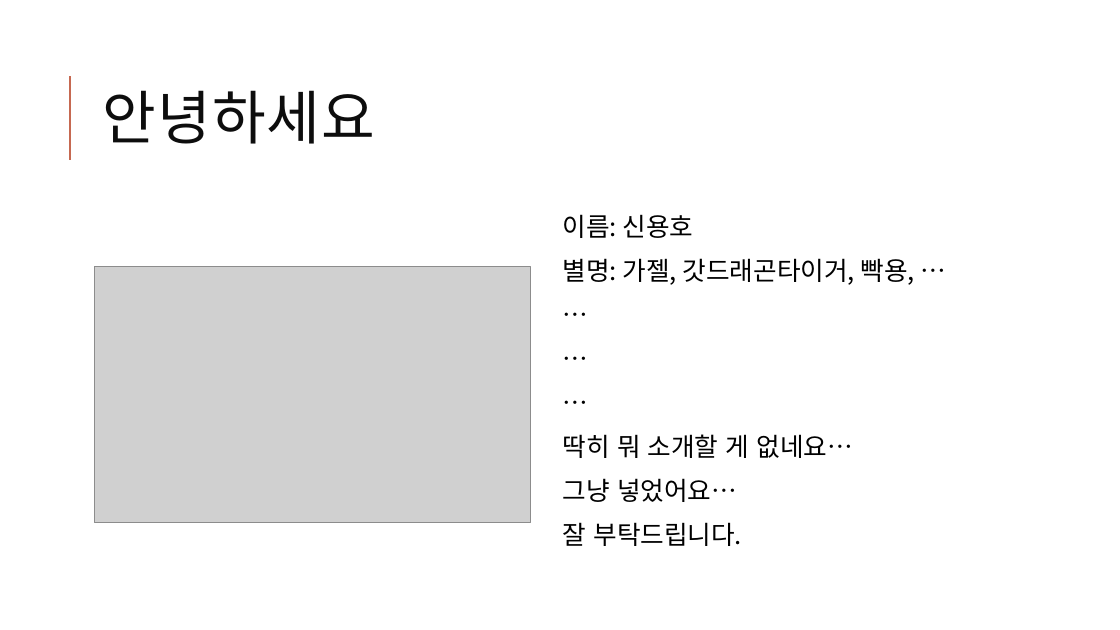
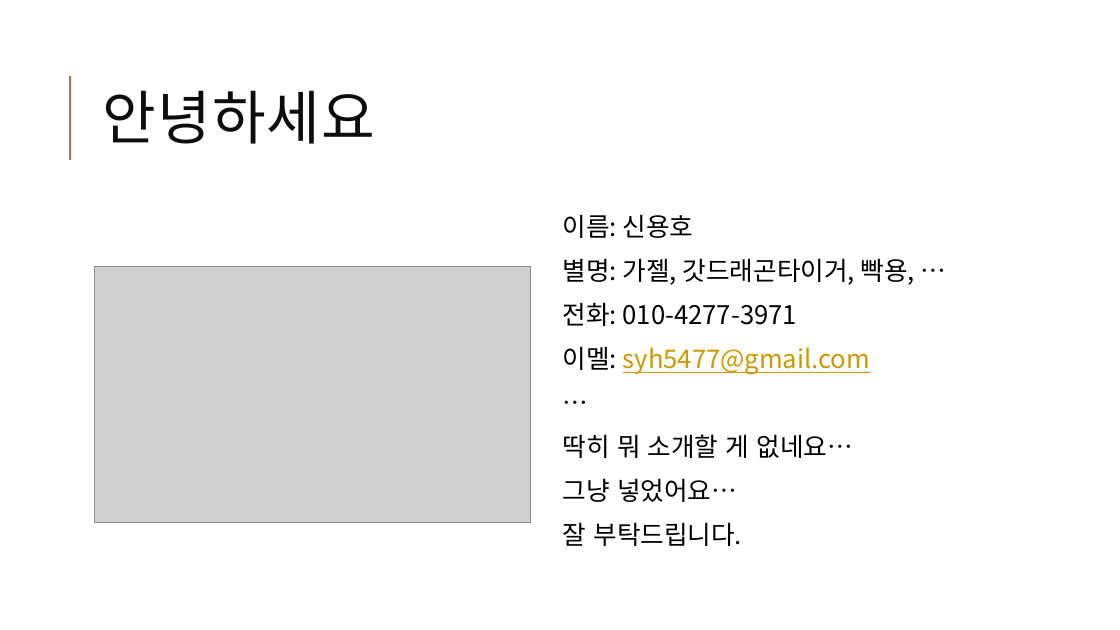
Before and after one commit to syh54772/AlgorithmAnalysisTutoring, a slide deck: slide 4 of ppt/OT.pptx. Drawn at 1120x630 pixels with LibreOffice and Linux fonts; fonts in the diff are those of the drawing; grey boxes stand for pictures. Boxes give left, top, right and bottom in pixels: in the first picture for what was removed or moved away, otherwise in the second. Text is boxed around its words. In the diff, an @@ line names an element or a change of style, - is before the commit and + after.

Commit message:
OT ppt 수정
OT ppt 수정

```diff
--- a/ppt/OT.pptx
+++ b/ppt/OT.pptx
@@ text at (x1=563, y1=302, x2=870, y2=375): text changed @@
-  …
-  …
+  전화: 010-4277-3971
+  이멜: syh5477@gmail.com
```
Also in this commit, not shown: 1 other file.
